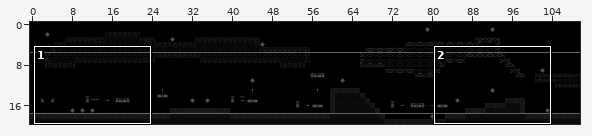
One commit to this Tiled map (JSON): assets/level_one.tmj. The picture above shows the old version from afar; the outline marks the close-up.
Close-up. First the earlier version:
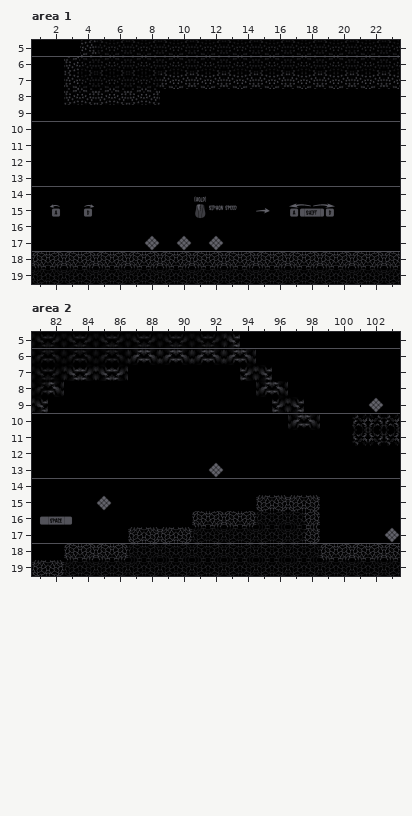
Cells are 63x64 px. Shown: area 1 x 1..23, y 5..19; area 2 x 81..103, y 5..19. The commit also changed other parts of the map, which this record leaves out.
New version:
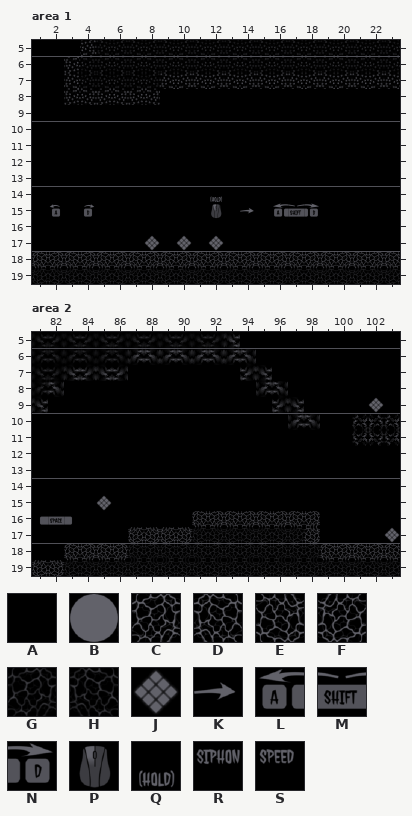
Key: from "Tileset_Hyperphantasia_v1": A 0, B 1, C 2, D 2 flipped left-right, E 2 flipped up-down, F 2 turned 180, G 5, H 5 flipped left-right, J 51, K 239 turned 90, L 240, M 241, N 242, P 243, Q 244, R 245, S 246.
_ is an empty cell, . an unchanged one.
The exact change:
--- layer "background", area 1
@@ x 11..19 @@
-14 QA.......
-15 PRSAKALMN
+14 AQ.......
+15 APAKALMNA
--- layer "foreground", area 2
@@ x 92..92 @@
-13 J
+13 _
--- layer "physical", area 2
@@ x 95..98 @@
-15 FEFE
-16 HGH.
+15 ____
+16 DCD.
--- layer "background", area 2
@@ x 92..92 @@
-13 B
+13 A
@@ x 95..98 @@
-15 ____
+15 AAAA
